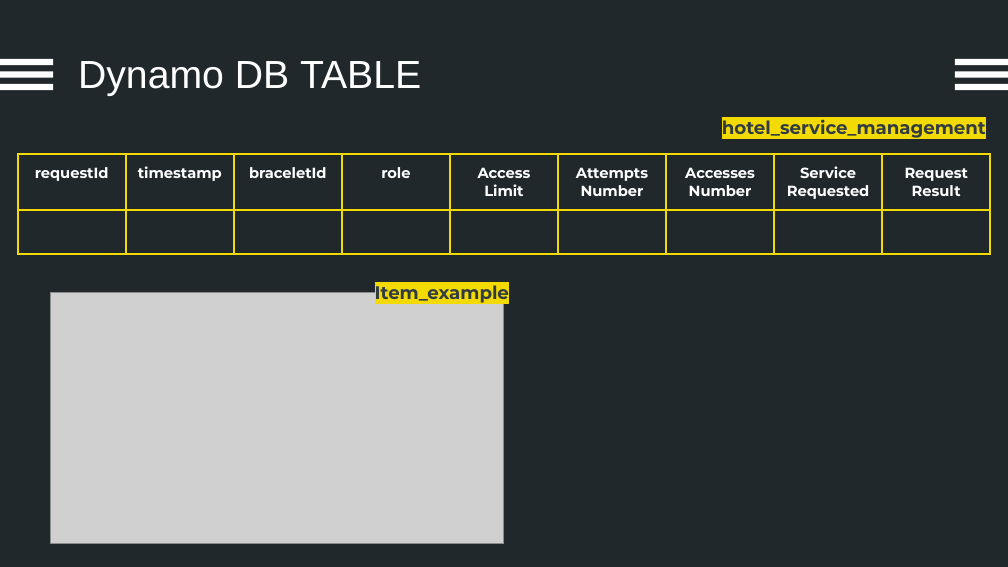
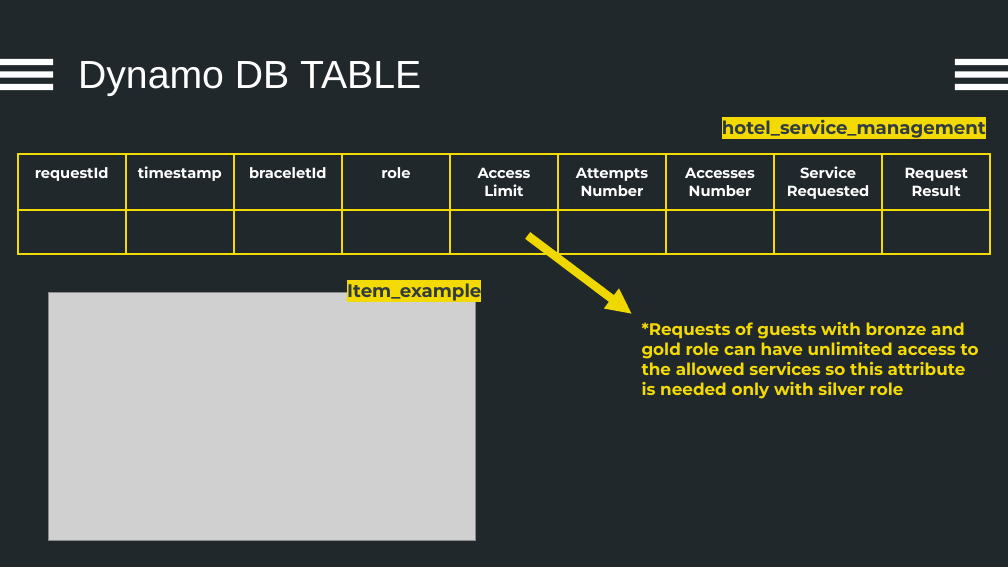
Before and after one commit to nicolaDeCristofaro/Serverless_Project, a slide deck: slide 15 of presentation/Hotel_Service_Management_presentation.pptx. Drawn at 1008x567 pixels with LibreOffice and Linux fonts; fonts in the diff are those of the drawing; grey boxes stand for pictures. Boxes give left, top, right and bottom in pixels: in the first picture for what was removed or moved away, otherwise in the second. Text is boxed around its words. In the diff, an @@ line names an element or a change of style, - is before the commit and + after.

Commit message:
presentation updated

```diff
--- a/presentation/Hotel_Service_Management_presentation.pptx
+++ b/presentation/Hotel_Service_Management_presentation.pptx
@@ arrow added from (527, 236) to (632, 313), #F1D800 6 pt @@
@@ picture: place and size @@
-picture at <box>50,292,504,544</box>
+picture at <box>48,292,475,541</box>
@@ text "Item_example": place and size @@
-text "Item_example" at <box>375,281,509,303</box>
+text "Item_example" at <box>347,279,481,301</box>
@@ text added at <box>642,322,979,399</box>, 12 pt, text #F3DA03, bold @@
+*Requests of guests with bronze and gold role can have unlimited access to the allowed services so this attribute is needed only with silver role
```
Also in this commit, not shown: 1 slide added, 1 other file.
